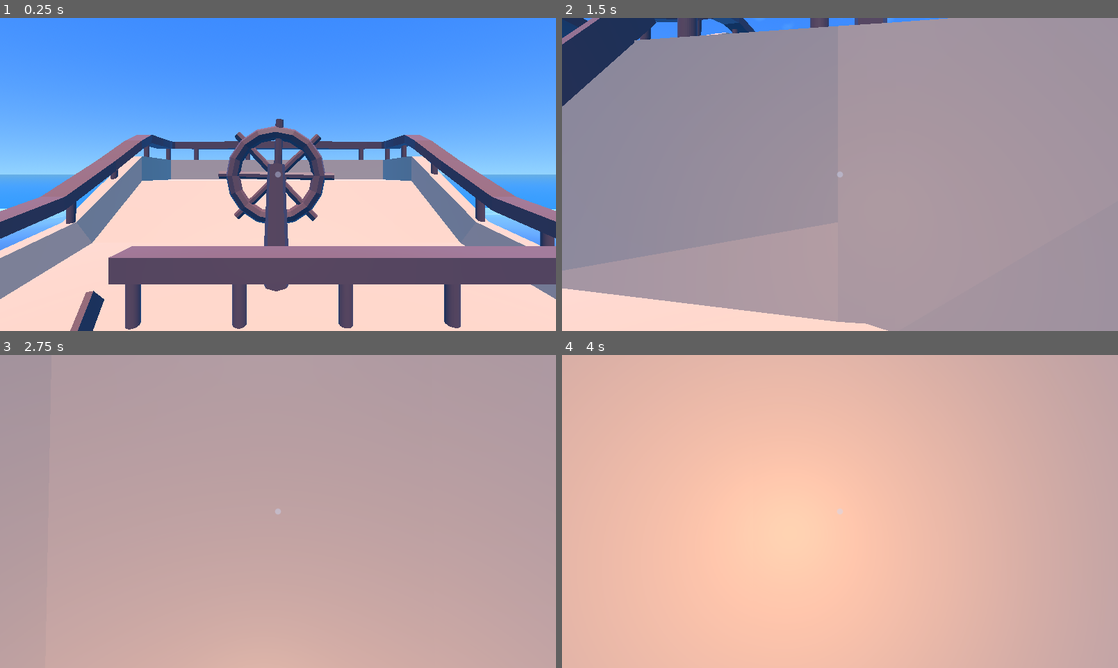
Above: before the commit, frames 1-4 (two rows, left to right).
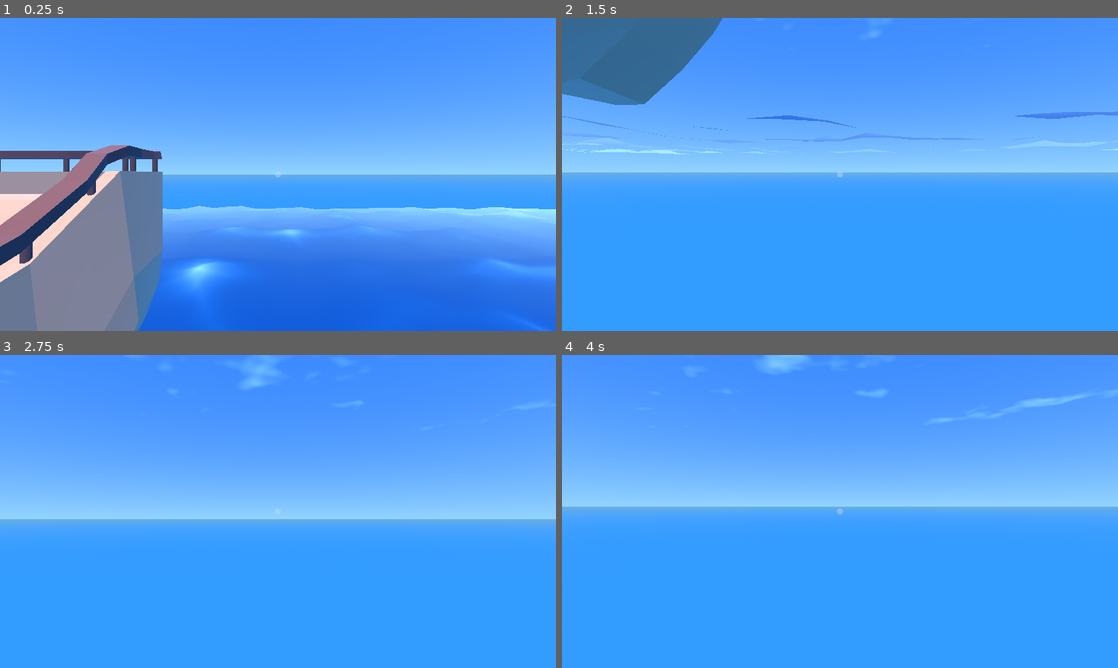
Above: after the commit, the same moments.

Repository: K0MaR1K/FishingForStorm
Game: Godot game, scene res://scenes/test_scene.tscn
Two runs of this game, one before a commit and one after it. Both use one fixed random seed, a clock stepped at 60 frames per second and the inputs below.
Inputs (mouse positions are in pixels of both pictures, inside the frame that each line leads up to):
- Up to frame 1 (0.25 s): no input
- Up to frame 2 (1.5 s): move the mouse to (867, 174) at 0.52 s; hold Ctrl (crouch) 0.53-1.28 s; hold W (forward) from 0.53 s (still down); tap Space (jump) at 0.77 s; move the mouse to (812, 174) at 1.27 s; click (812, 174) at 1.35 s
- Up to frame 3 (2.75 s): keep holding W (forward); tap Space (jump) at 1.52 s; move the mouse to (289, 505) at 2.02 s; hold Right mouse button (interact2) from 2.03 s (still down)
- Up to frame 4 (4 s): keep holding W (forward); tap Enter at 2.75 s; move the mouse to (834, 517) at 2.77 s; release Right mouse button (interact2) at 2.78 s; tap Shift (sprint) at 2.85 s; tap Space (jump) at 3.02, 3.77 s; move the mouse to (878, 514) at 3.52 s; hold Ctrl (crouch) from 3.53 s (still down)

The runs differ from the first frame. In frame 1, 53% of the frame differs, in the area x 0-100%, y 32-100%; in frame 2, 99%; in frame 3, 100%, in the area x 0-100%, y 0-100%; in frame 4, 100%.
Error after the commit: Invalid call. Nonexistent function 'entered_interaction' in base 'StaticBody3D'. (res://scripts/Tasks/task_template.gd:8)

Commit message:
ShipNoStairsCollision

Diff:
--- a/scenes/test_scene.tscn
+++ b/scenes/test_scene.tscn
@@ -9,8 +9,8 @@
 [ext_resource type="PackedScene" uid="uid://bqbvgwi0wt5hx" path="res://scenes/Items/bucket.tscn" id="8_qcsk1"]
 [ext_resource type="PackedScene" uid="uid://chxgbvh3j8dp3" path="res://scenes/Tasks/bucket_spill_task.tscn" id="9_5on05"]
 [ext_resource type="AudioStream" uid="uid://co1dh5xkkf5kp" path="res://assets/sounds_and_music/music.wav" id="10_8awv5"]
-[ext_resource type="PackedScene" path="res://scenes/ship.tscn" id="10_x831h"]
 [ext_resource type="PackedScene" path="res://scenes/Items/hammer.tscn" id="11_1mdt6"]
+[ext_resource type="PackedScene" uid="uid://cdrud0hmcnatu" path="res://assets/models/items/Ship.glb" id="11_idngq"]
 
 [node name="TestScene" type="Node3D"]
 script = ExtResource("1_rbxda")
@@ -38,7 +38,6 @@
 transform = Transform3D(1, 0, 0, 0, 1, 0, 0, 0, 1, -2.80023, 2.06887, 0)
 
 [node name="Hammer" parent="Items" instance=ExtResource("11_1mdt6")]
-transform = Transform3D(-3.61999e-06, 1, 0, -0.940668, -3.40521e-06, 0.33933, 0.33933, 1.22837e-06, 0.940668, 0, 0, -0.269508)
 
 [node name="Tasks" type="Node3D" parent="."]
 transform = Transform3D(1, 0, 0, 0, 1, 0, 0, 0, 1, 0, 0.938819, 0)
@@ -75,7 +74,7 @@
 volume_db = -30.0
 autoplay = true
 
-[node name="Ship" parent="." instance=ExtResource("10_x831h")]
-transform = Transform3D(1, 0, 0, 0, 1, 0, 0, 0, 1, 0, 6.30893, 0)
+[node name="Ship" parent="." instance=ExtResource("11_idngq")]
+transform = Transform3D(1, 0, 0, 0, 1, 0, 0, 0, 1, -8.58584, 5.96885, 1.29777)
 
 [connection signal="timeout" from="BlinkCanvas/BlinkTimer" to="." method="_on_blink_timer_timeout"]
Binary file added: assets/models/items/FishignRod.glb
Binary file added: assets/models/items/Ship2.glb
Binary file removed: assets/models/items/ShipCollision.glb
Not shown, removed: assets/models/items/ShipCollision.glb.import
Binary file removed: assets/models/items/ShipCollision2.glb
Not shown, removed: assets/models/items/ShipCollision2.glb.import
Binary file removed: assets/models/items/ShipCollision2_Body.png
Not shown, removed: assets/models/items/ShipCollision2_Body.png.import
Binary file removed: assets/models/items/ShipCollision2_Rails.png
Not shown, removed: assets/models/items/ShipCollision2_Rails.png.import
Binary file removed: assets/models/items/ShipCollision_Body.png
Not shown, removed: assets/models/items/ShipCollision_Body.png.import
(and 9 more such lines)
